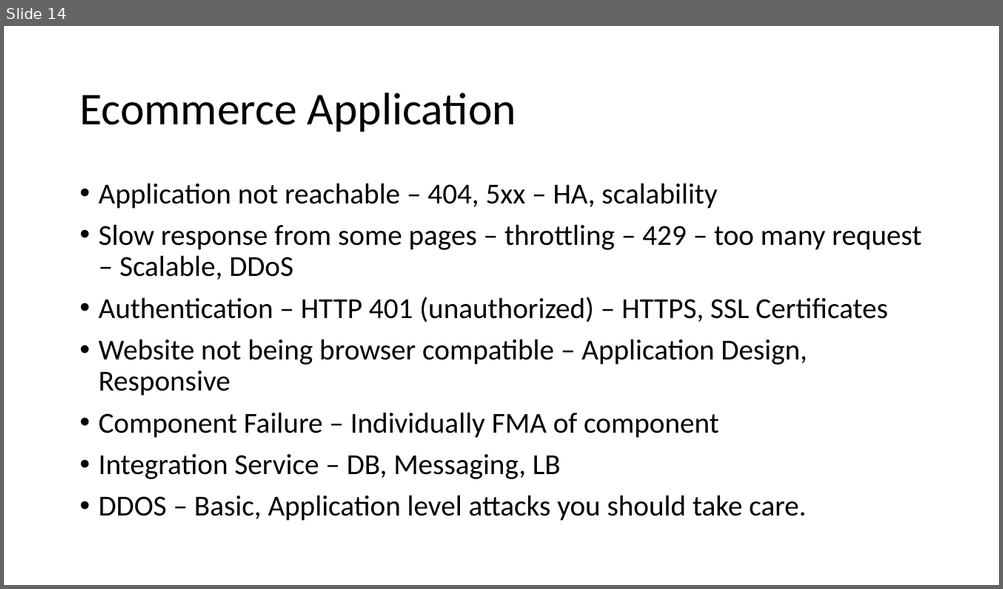
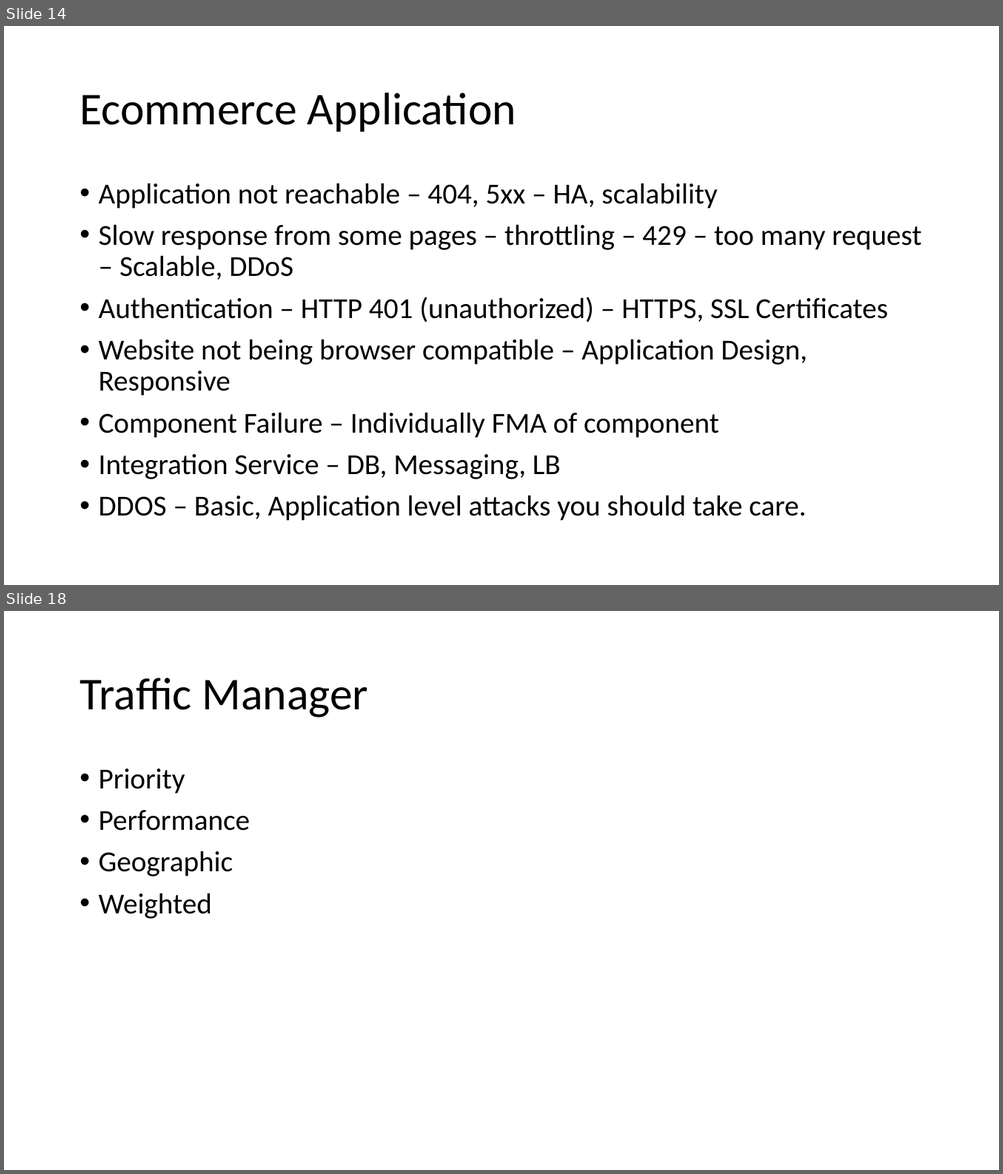
Before and after one commit to mgovind83/15July-AZ305, a slide deck: Business Continuity and Resiliency.pptx. Shown one above the other, each under a label of ours: slide 14 before the commit, slides 14 and 18 after it; the slides between them are not shown. The pictures are 1003x589 and 1003x1174 pixels, drawn with LibreOffice and Linux fonts; fonts in the diff are those of the drawing. Boxes give left, top, right and bottom in pixels: in the first picture for what was removed or moved away, otherwise in the second. Text is boxed around its words. In the diff, an @@ line names an element or a change of style, - is before the commit and + after.

```diff
--- a/Business Continuity and Resiliency.pptx
+++ b/Business Continuity and Resiliency.pptx
@@ slide 18 added at box(4, 611, 999, 1170), background #FFFFFF @@
@@ title added at box(79, 678, 369, 718), 44 pt, text #000000 @@
+Traffic Manager
@@ text added at box(99, 769, 250, 919), 28 pt, text #000000 @@
+• Priority
+• Performance
+• Geographic
+• Weighted
```
Also in this commit, not shown: 14 other slides added.
